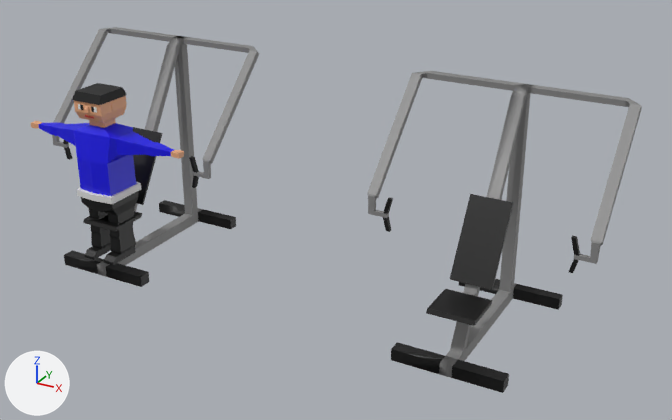
Renders of the FBX model gymsim/Assets/Objects/Butterfly - animated.fbx from each side of a commit.
Camera for both pictures: a 50 mm camera at (5.45, -6.28, 3.92) aimed at (1.97, 0.05, 0.76). The axes (+X, +Y, +Z) are drawn at lower left. The lights are the same throughout. Where no turn or scale is listed for an object, it has been applied to the vertices.
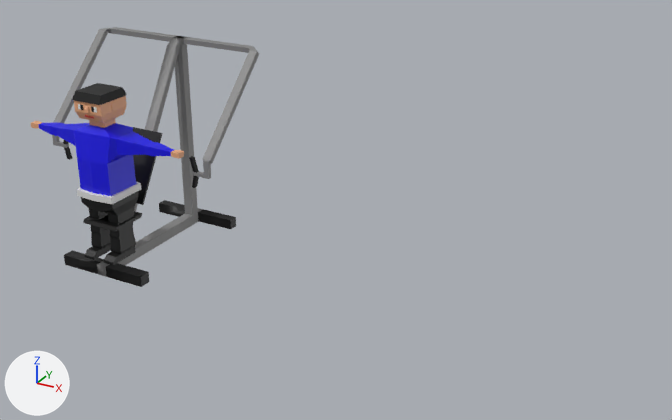
The change, as JSON lines over the scene's bpy script:
```json
{"op": "remove", "block": "ob_cube_002", "code": ["ob_cube_002 = bpy.data.objects.new('Cube.002', me_cube_007)", "ob_cube_002.location = (3.336, 0.0, 0.05)"]}
```

Location of each change, (x1, y1, x2, y2) in pixels of the pictures (672 x 420 px):
```json
{"object": "Cube.002", "change": "deleted", "before": [367, 71, 642, 393], "faces in mat_material_005 (grey #858585)": [367, 71, 642, 378], "faces in mat_material_006 (black #000000)": [383, 194, 580, 393]}
```
